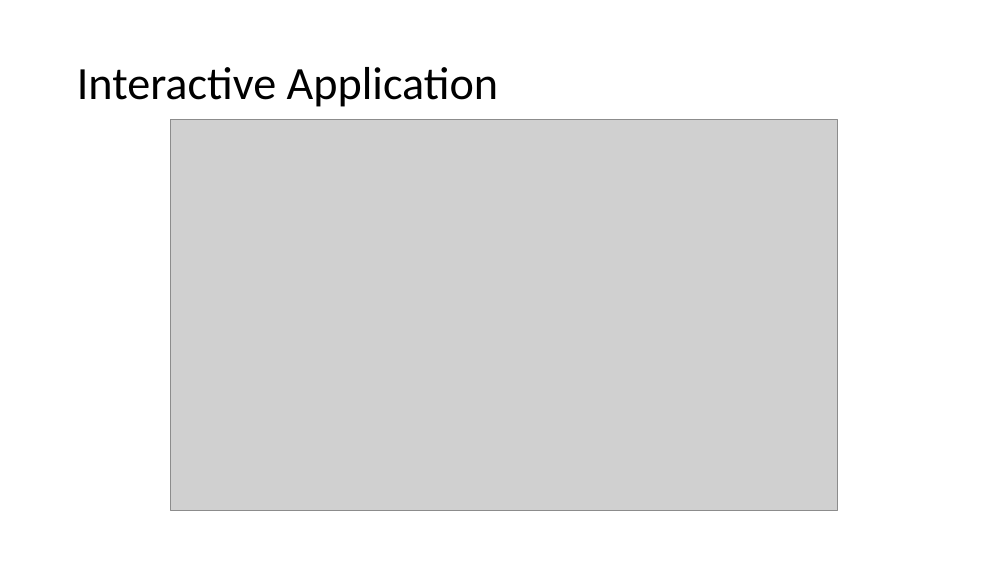
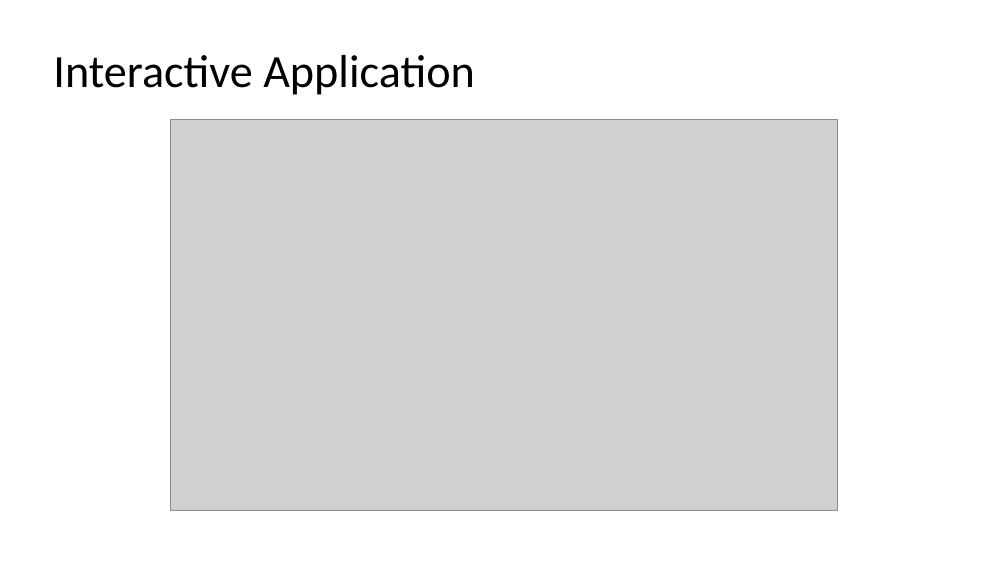
Before and after one commit to amelcharolinesgn2/ANJAR, a slide deck: slide 14 of 13_Lab_QoS.pptx. Drawn at 1008x567 pixels with LibreOffice and Linux fonts; fonts in the diff are those of the drawing; grey boxes stand for pictures. Boxes give left, top, right and bottom in pixels: in the first picture for what was removed or moved away, otherwise in the second. Text is boxed around its words. In the diff, an @@ line names an element or a change of style, - is before the commit and + after.

```diff
--- a/13_Lab_QoS.pptx
+++ b/13_Lab_QoS.pptx
@@ title "Interactive Application": place and size @@
-title "Interactive Application" at box(77, 67, 499, 107)
+title "Interactive Application" at box(53, 55, 475, 95)
```
Also in this commit, not shown: 1 other slide changed, 1 slide added, 1 slide removed, 11 other files.
